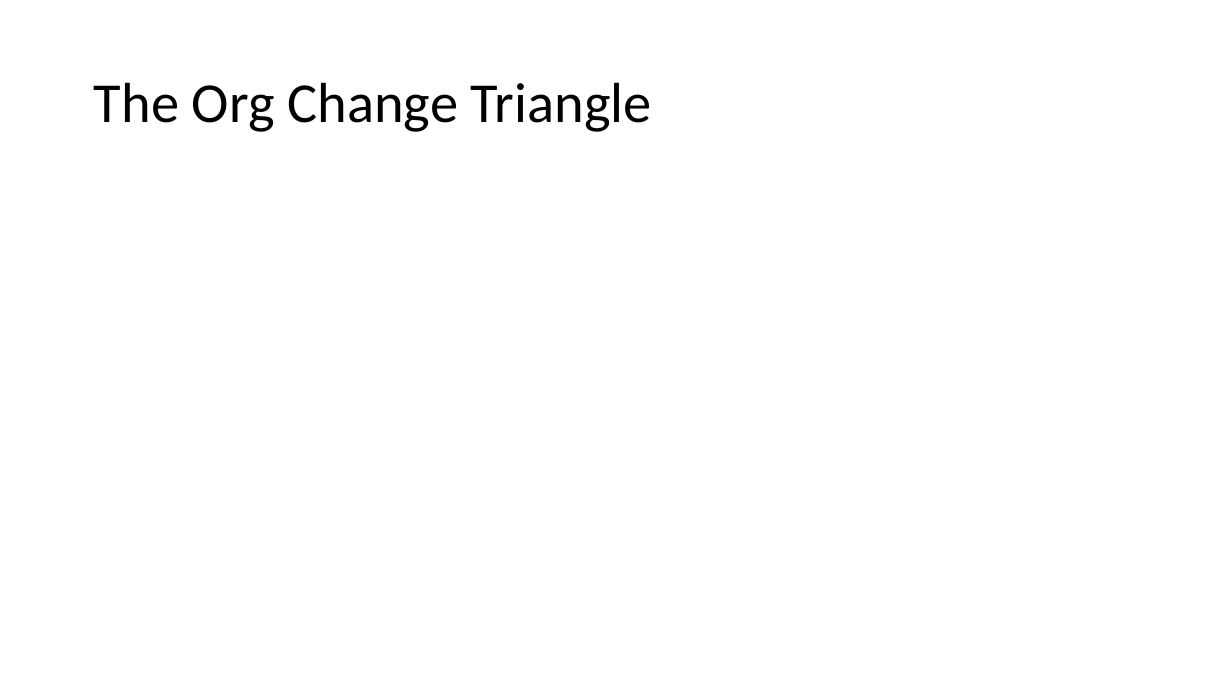
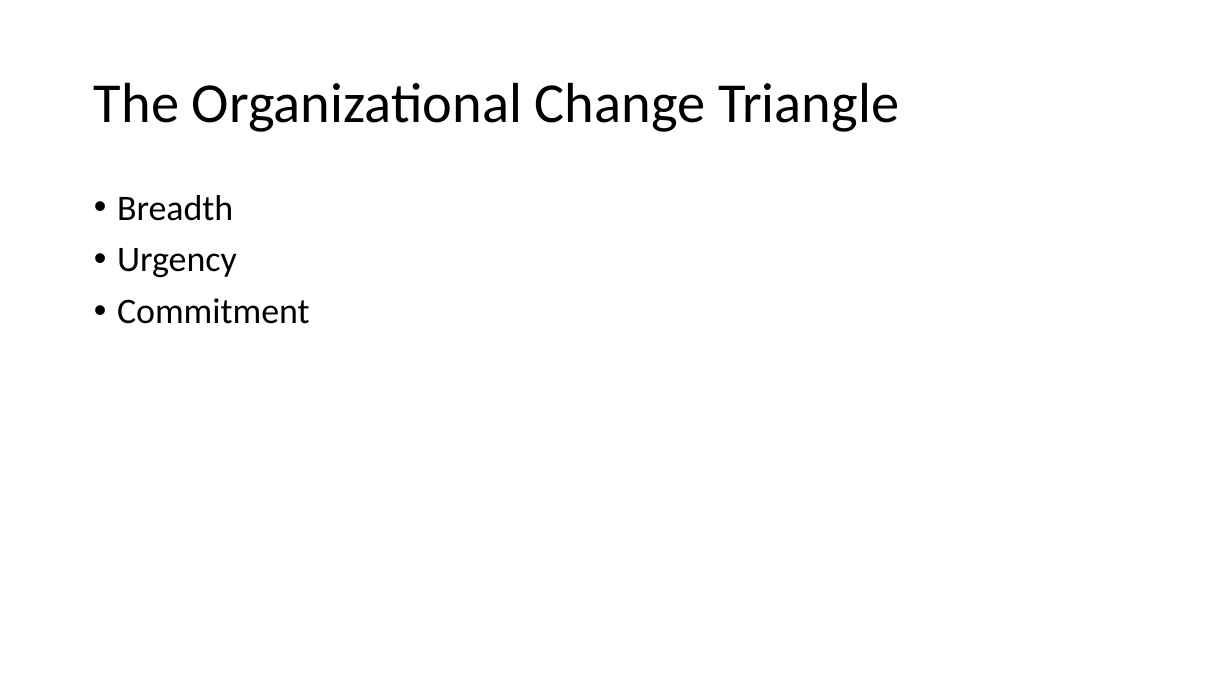
Before and after one commit to jugisahunk/presentations, a slide deck: slide 12 of tortoise-and-hare/tortoise-and-hare.pptx. Drawn at 1232x693 pixels with LibreOffice and Linux fonts; fonts in the diff are those of the drawing. Boxes give left, top, right and bottom in pixels: in the first picture for what was removed or moved away, otherwise in the second. Text is boxed around its words. In the diff, an @@ line names an element or a change of style, - is before the commit and + after.

```diff
--- a/tortoise-and-hare/tortoise-and-hare.pptx
+++ b/tortoise-and-hare/tortoise-and-hare.pptx
@@ title at (94,82,899,132): text changed @@
-The Org Change Triangle
+The Organizational Change Triangle
@@ text added at (117,195,310,324), 28 pt, text #000000 @@
+• Breadth
+• Urgency
+• Commitment
```
Also in this commit, not shown: 8 other slides changed, 1 slide added, 1 other file.
